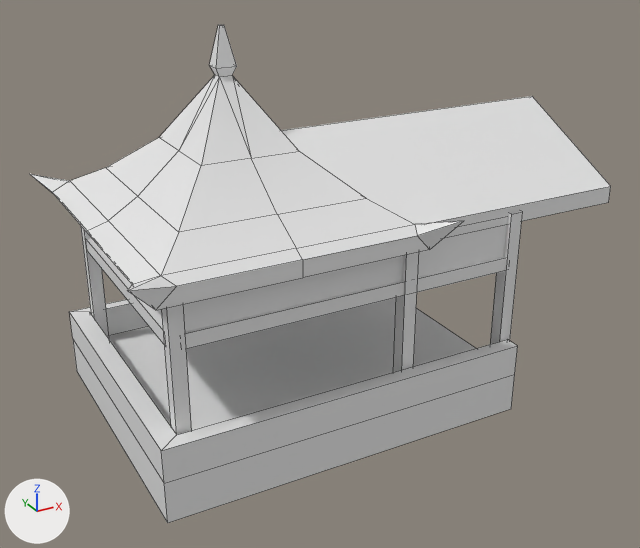
Two versions of the OBJ model Assets/Resources/model/1211_OBJ&Texture/guanqia_002_tingzi/guanqia_002_tingzi.OBJ, one commit apart.
Both versions are drawn from a 50 mm camera at (-8.27, -14.75, 6.02) aimed at (-0.37, -0.38, -1.16). The axes (+X, +Y, +Z) are drawn at lower left. The lights are the same throughout. Mesh edges are drawn as thin lines. Where no turn or scale is listed for an object, it has been applied to the vertices.

Script lines for the objects in view, before the commit:
```python
me_guanqia_002_tingzi = bpy.data.meshes.new('guanqia_002_tingzi')
me_guanqia_002_tingzi.from_pydata(...)  # 171 vertices, 129 faces; spans x -5.1..5.1, y -3.22..3.22, z -3.78..3.78
ob_guanqia_002_tingzi = bpy.data.objects.new('guanqia_002_tingzi', me_guanqia_002_tingzi)
ob_guanqia_002_tingzi.location = (0.0, 0.0, 0.0)
```
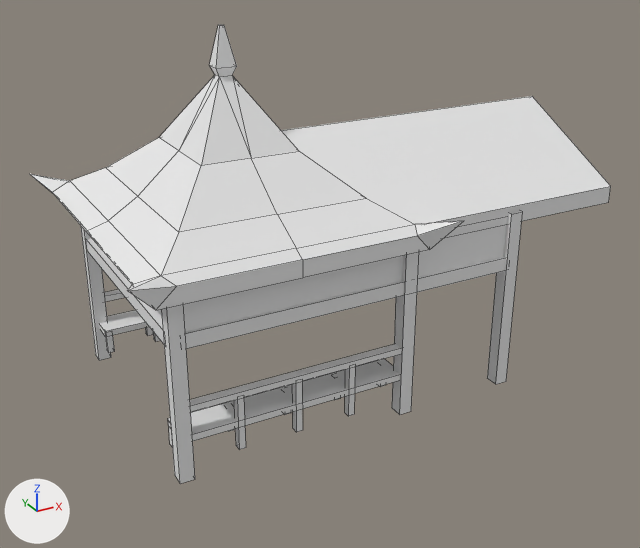
The newer file is also turned or shifted as a whole; pictures and numbers use the older file's frame.

What the commit changed:
Material 'defaultMat' (mat_defaultmat) is new.
Its base color is (0.8, 0.8, 0.8) (white #e7e7e7).
Its roughness is 1.0.
me_guanqia_002_tingzi is used by ob_guanqia_002_tingzi; location (0.0, 0.0, 0.0).
me_guanqia_002_tingzi had 171 vertices, 129 faces and spanned x -5.1..5.1, y -3.22..3.22, z -3.78..3.78.
me_guanqia_002_tingzi now has 311 vertices, 218 faces and spans x -5.1..5.1, y -3.22..3.22, z -3.36..3.78.
me_guanqia_002_tingzi part 1: a new loose piece, a box spanning x -4.26..0.19, y 1.82..2.49, z -2.61..-2.49, in mat_defaultmat (white #e7e7e7).
me_guanqia_002_tingzi part 2: a new loose piece, a box spanning x -4.26..0.19, y -2.62..-1.95, z -2.61..-2.49, in mat_defaultmat (white #e7e7e7).
Part 3, on me_guanqia_002_tingzi:
20 vertices are removed from x -4.74..2.63, y -3.03..2.78, z -3.78..-2.33.
13 faces are deleted.
72 vertices are added at x -4.26..0.18, y -2.62..2.49, z -3.09..-1.92.
52 new vertices lie (0.0, 0.14, 0.0) away from vertices in x -4.26..0.18, y -2.6..1.83, z -3.09..-2.02.
12 new vertices lie (0.13, 0.0, 0.0) away from vertices in x -3.22..-0.99, y 2.33..2.46, z -3.09..-2.02.
8 new vertices lie (4.45, 0.0, 0.0) away from vertices in x -4.26, y -2.62..2.49, z -2.05..-1.92.
90 new faces join them.
me_guanqia_002_tingzi now uses material mat_defaultmat (white #e7e7e7).

What differs and where, as boxes [x1, y1, x2, y2] in the pictures (640 x 548 px):
'guanqia_002_tingzi', reshaped (8% shorter): before [30, 24, 611, 523]; after [30, 24, 611, 484]
part 1 of me_guanqia_002_tingzi, added: after [99, 310, 149, 337]
part 2 of me_guanqia_002_tingzi, added: after [167, 359, 400, 441]
part 3 of me_guanqia_002_tingzi, built on: before [69, 298, 518, 523]; after [104, 289, 401, 450]
